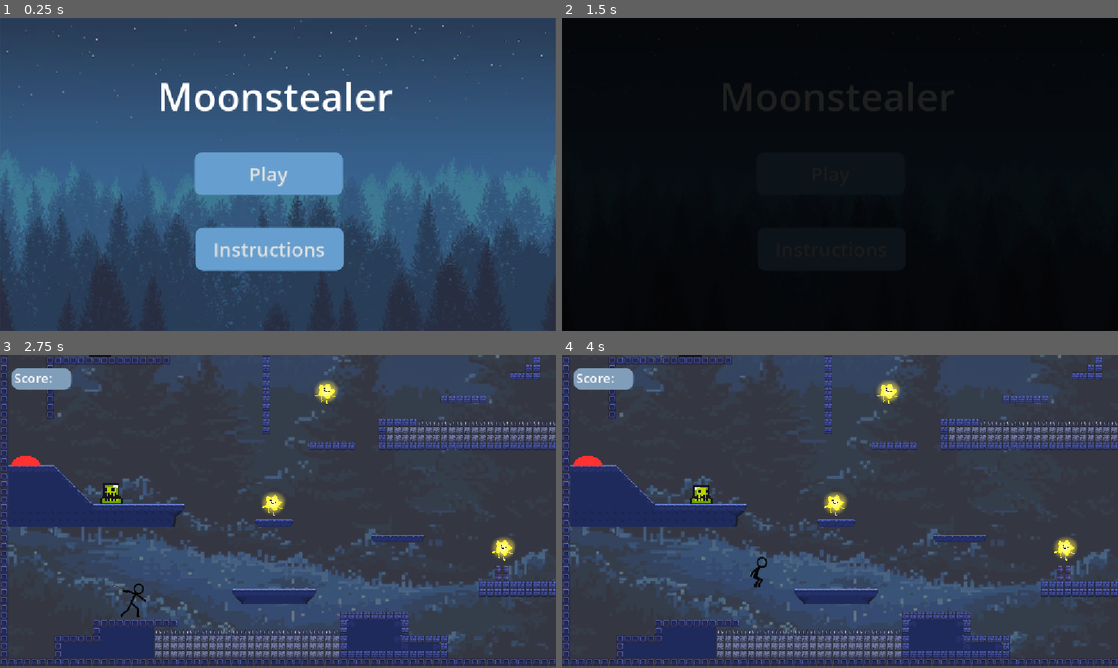
Above: before the commit, frames 1-4 (two rows, left to right).
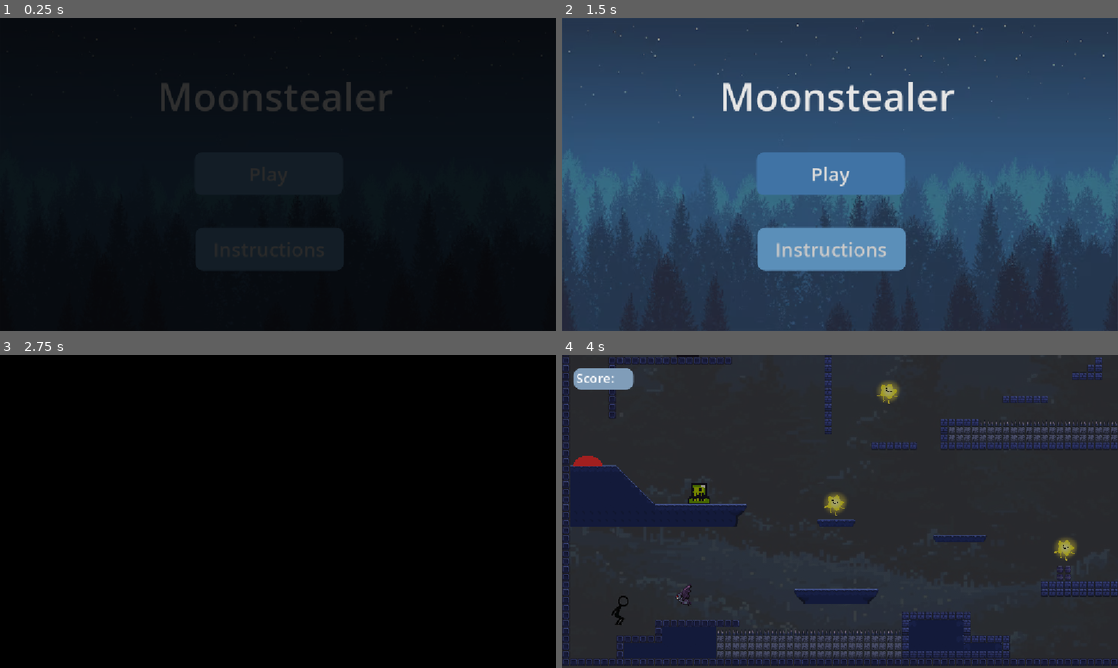
Above: after the commit, the same moments.

Repository: insertnewusername/moon-stealer
Game: Godot game, scene res://Scenes/startup.tscn
Same seed, same stepped clock (60 frames per second), same inputs: the game is played once before the commit and once after it. Sound files missing from this copy of the repository are replaced by a short silence.
Inputs (mouse positions are in pixels of both pictures, inside the frame that each line leads up to):
- Up to frame 1 (0.25 s): no input
- Up to frame 2 (1.5 s): click "Play" at 0.5 s; click "Play" at 1.25 s
- Up to frame 3 (2.75 s): tap Enter (ui_accept) at 2, 2.27 s; move the mouse to (400, 495) at 2.02 s; hold Right (ui_right) from 2.03 s (still down); tap Space (attack) at 2.1 s; click (400, 495) at 2.17 s
- Up to frame 4 (4 s): release Right (ui_right) at 2.75 s; click (828, 586) at 2.75 s, where only the run after the commit has a clickable "Instructions"; move the mouse to (728, 527) at 3.52 s; hold Right (ui_right) from 3.53 s (still down); tap Alt at 3.6 s; tap Enter (ui_accept) at 3.77 s

The runs differ from the first frame. In frame 1, 100% of the frame differs, in the area x 0-100%, y 0-100%; in frame 2, 100%; in frame 3, 100%; in frame 4, 60%.

Commit message:
toned down transparency bg image

Diff:
--- a/level1.tscn
+++ b/level1.tscn
@@ -1751,6 +1751,7 @@
 
 [node name="TextureRect" type="TextureRect" parent="CanvasLayer" unique_id=554241280]
 modulate = Color(1, 1, 1, 0.3254902)
+self_modulate = Color(1, 1, 1, 0.49019608)
 z_index = -1
 anchors_preset = -1
 anchor_left = -0.006076389
--- a/scripts/startup.gd
+++ b/scripts/startup.gd
@@ -4,7 +4,9 @@
 # Called when the node enters the scene tree for the first time.
 func _ready() -> void:
 	$AudioStreamPlayer.play()
-
+	$CanvasLayer/Transitionscreen.show()
+	$CanvasLayer/Transitionscreen/AnimationPlayer.play("fade_out")
+	$CanvasLayer/Transitionscreen/Timer.start()
 
 # Called every frame. 'delta' is the elapsed time since the previous frame.
 func _process(delta: float) -> void:
@@ -35,7 +37,8 @@
 	if button == 2:
 		button = 0
 		get_tree().change_scene_to_file("res://Scenes/instructions.tscn")
-
+	else:
+		$CanvasLayer/Transitionscreen.hide()
 
 func _on_audio_stream_player_finished() -> void:
 	$AudioStreamPlayer.play()
